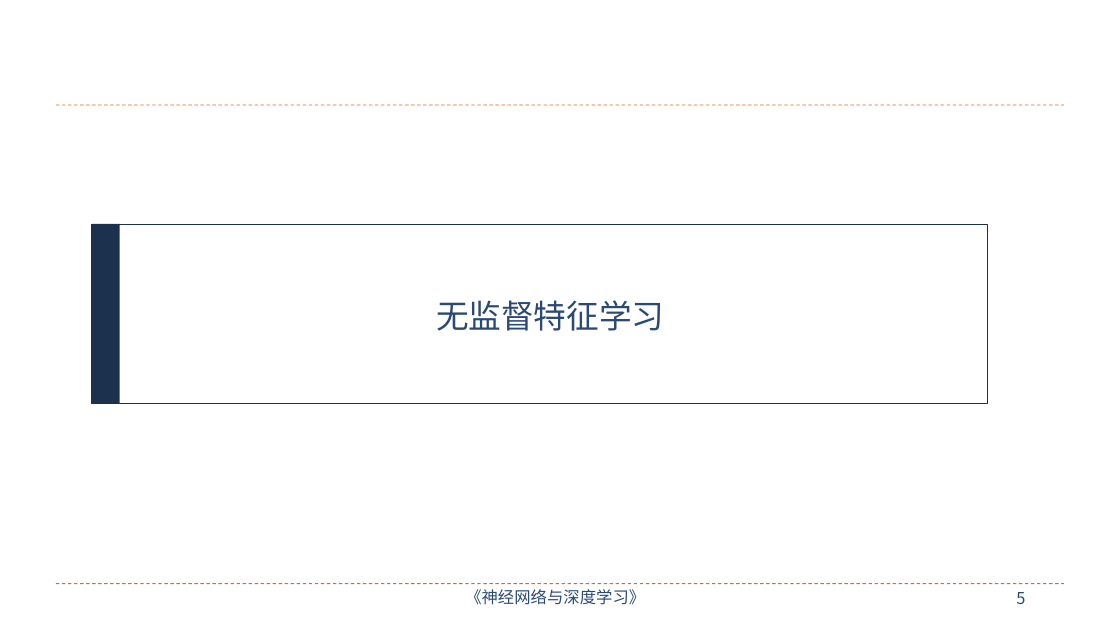
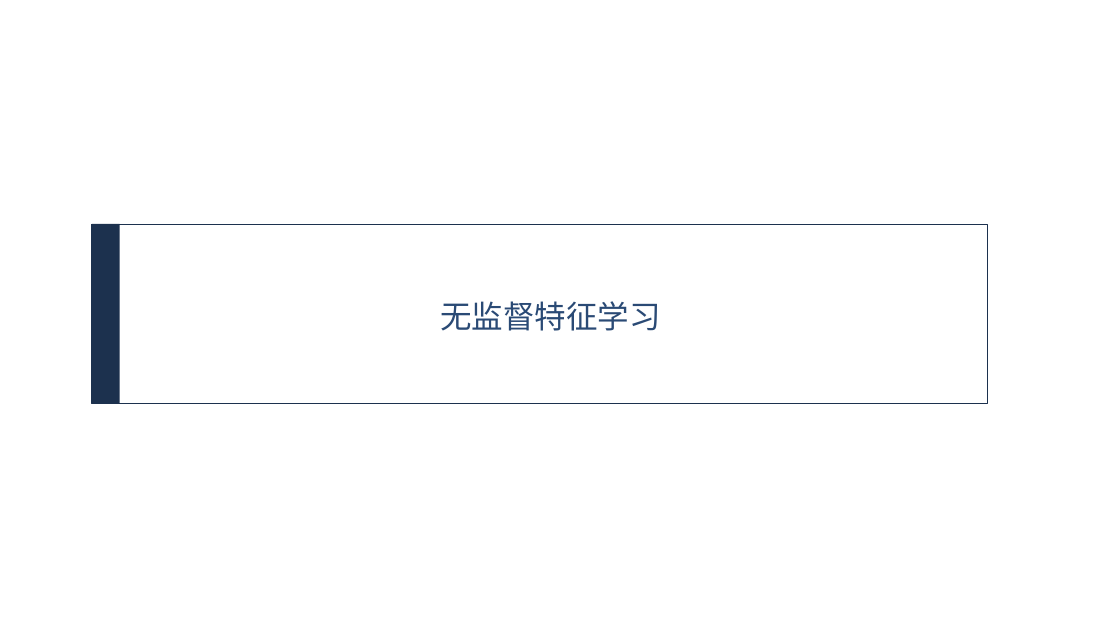
Before and after one commit to nndl/nndl.github.io, a slide deck: slide 6 of ppt/chap-无监督学习.pptx (slide 5 before the commit). Drawn at 1120x630 pixels with LibreOffice and Linux fonts; fonts in the diff are those of the drawing. Boxes give left, top, right and bottom in pixels: in the first picture for what was removed or moved away, otherwise in the second. Text is boxed around its words. In the diff, an @@ line names an element or a change of style, - is before the commit and + after.

```diff
--- a/ppt/chap-无监督学习.pptx
+++ b/ppt/chap-无监督学习.pptx
@@ line removed from (56, 105) to (1065, 105) @@
@@ title "无监督特征学习" at box(440, 301, 661, 331): size 28 to 27 pt, font Noto Sans CJK SC to Arial @@
@@ line removed from (56, 584) to (1065, 584) @@
@@ text removed at box(465, 589, 645, 605) @@
-《神经网络与深度学习》
@@ page number removed at box(1016, 592, 1025, 604) @@
-5
```
Also in this commit, not shown: 20 other slides changed, 7 slides added, 6 slides removed, 1 other file.
